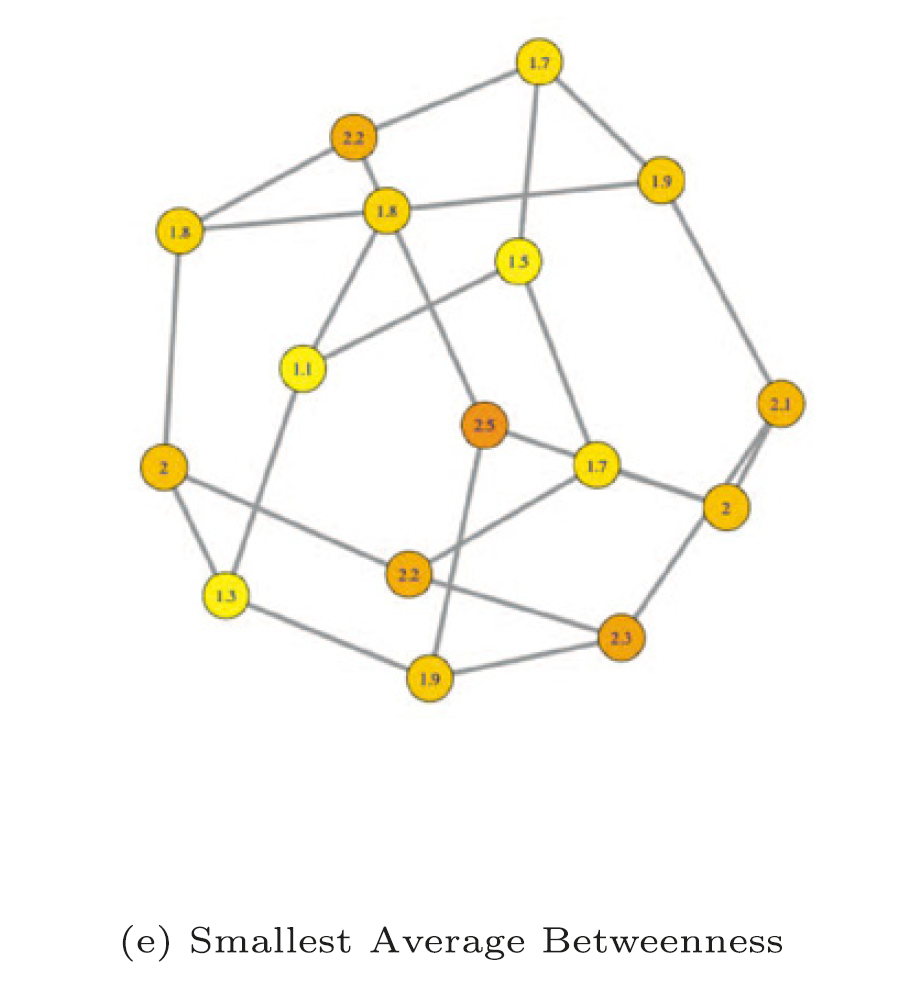
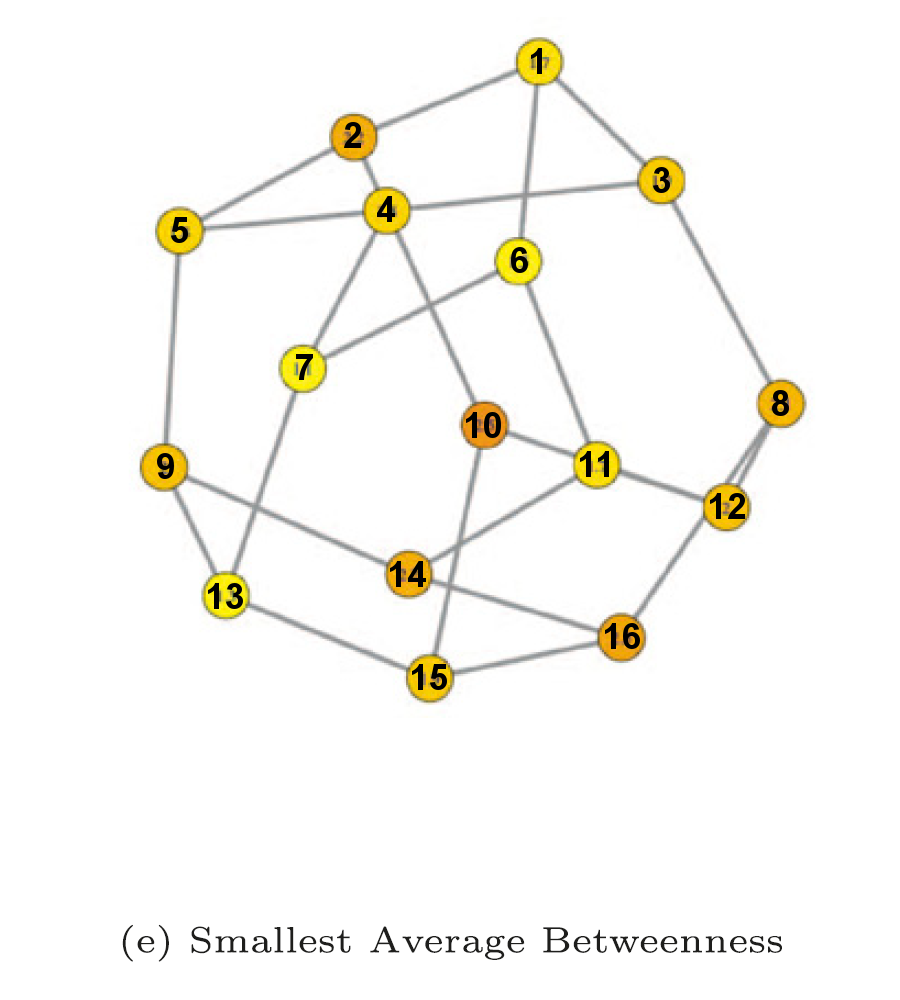
Revision of a layered 900 × 1000 image; what changed, layer by layer:
removed layer "Pasted Layer" over [157, 48, 789, 690]
added layer "16" above "15" over [605, 623, 640, 649]
added layer "15" above "14" over [412, 664, 447, 690]
added layer "14" above "13" over [390, 561, 426, 587]
added layer "13" above "12" over [208, 583, 243, 609]
added layer "12" above "11" over [710, 493, 745, 519]
added layer "11" above "10" over [580, 451, 609, 477]
added layer "10" above "9" over [466, 412, 501, 438]
added layer "9" above "8" over [157, 453, 174, 479]
added layer "8" above "7" over [772, 390, 789, 416]
added layer "7" above "6" over [296, 354, 313, 380]
added layer "6" above "5" over [511, 247, 528, 273]
added layer "5" above "4" over [171, 217, 188, 243]
added layer "4" above "3" over [377, 196, 395, 222]
added layer "3" above "2" over [653, 167, 670, 193]
added layer "2" above "1" over [344, 122, 361, 148]
added layer "1" above "Background" over [531, 48, 542, 74]
painted on "Background" over [157, 48, 789, 690]
